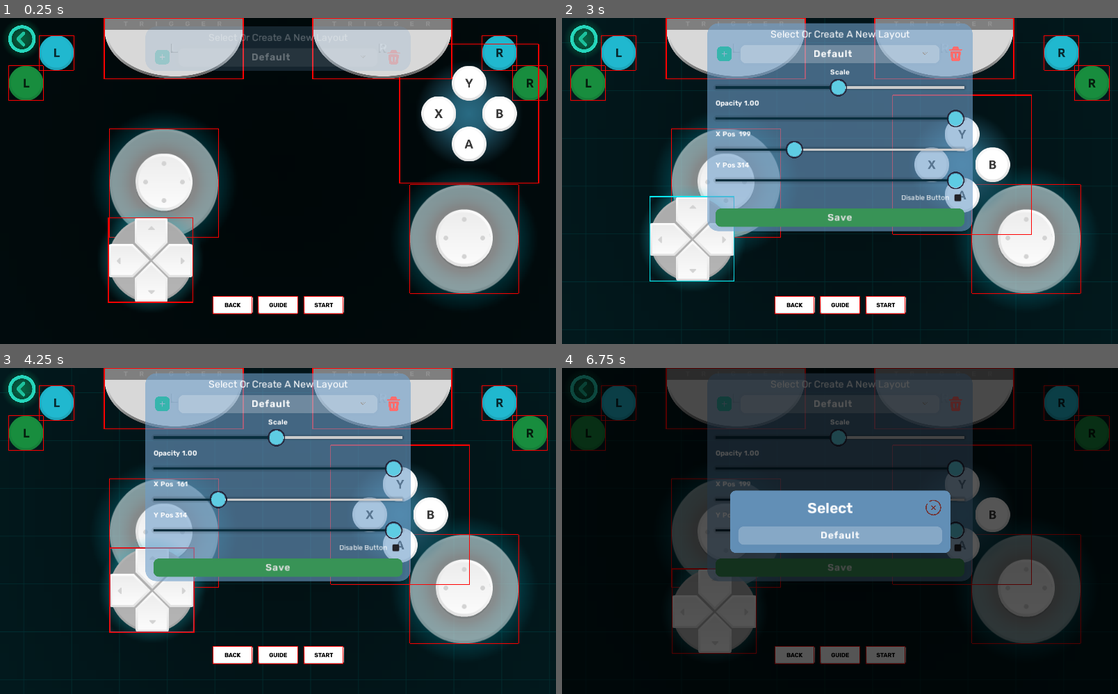
Above: before the commit, frames 1-4 (two rows, left to right).
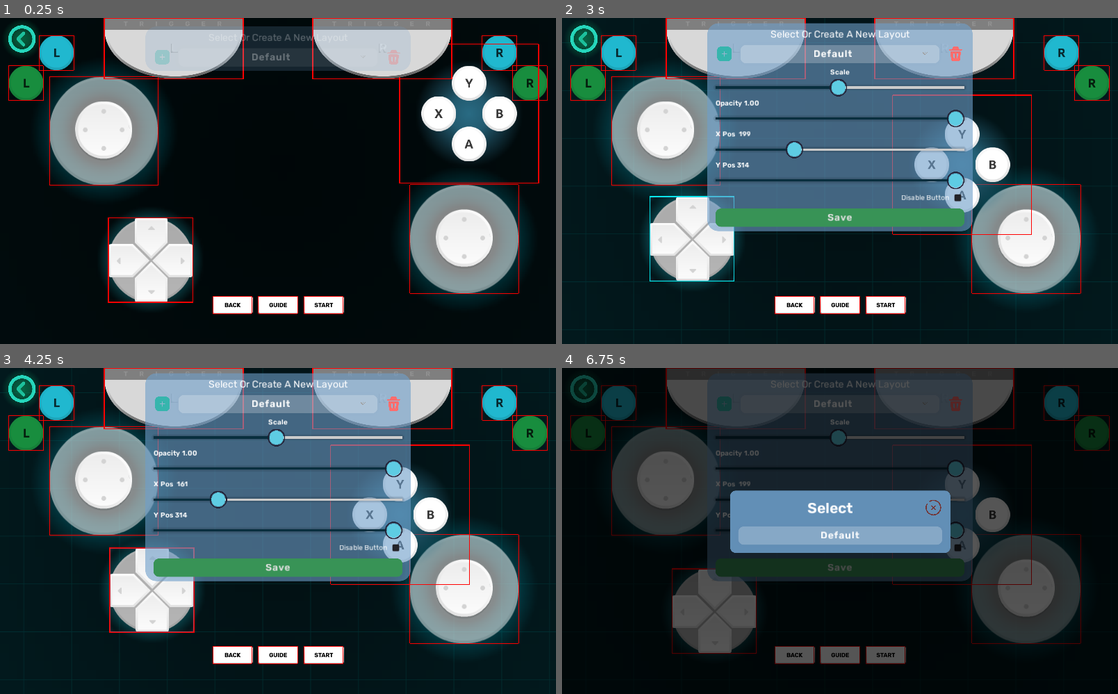
Above: after the commit, the same moments.

Repository: zan-keith/PlayPulse-Connect
Game: Godot game, scene res://Scenes/Pages/LayoutSettings.tscn
The game is run twice, just before and just after one commit, with the same random seed, the same clock (stepped at 60 frames per second) and the same inputs. This scene is started directly instead of the project's main scene.
Inputs (mouse positions are in pixels of both pictures, inside the frame that each line leads up to):
- Up to frame 1 (0.25 s): no input
- Up to frame 2 (3 s): move the mouse to (962, 164) at 0.52 s; hold Right (ui_right) 0.53-1.25 s; click (962, 164) at 0.67 s; click (1023, 239) at 1.27 s; click (712, 239) at 2 s; click (689, 239) at 2.75 s
- Up to frame 3 (4.25 s): click (150, 589) at 3.5 s
- Up to frame 4 (6.75 s): click (712, 612) at 4.25 s; click (723, 403) at 5 s; click (840, 553) at 5.77 s; type "Alex" at 5.85 s; click "Default" at 6.5 s

The runs differ from the first frame. In frame 1, 9.9% of the frame differs, in the area x 7-41%, y 15-68%; in frame 2, 8.1%; in frame 3, 8.0%; in frame 4, 5.8%.

Commit message:
Scaling BugFix

Diff:
--- a/Client/Scenes/Pages/GamePad.tscn
+++ b/Client/Scenes/Pages/GamePad.tscn
@@ -39,7 +39,6 @@
 [ext_resource path="res://Assets/Sprites/R_trigger_btn_press.png" type="Texture" id=37]
 [ext_resource path="res://Assets/Sprites/R_trigger_btn.png" type="Texture" id=38]
 [ext_resource path="res://Assets/Sprites/L_trigger_btn_press.png" type="Texture" id=39]
-[ext_resource path="res://Assets/Fonts/Rubik-SemiBold.ttf" type="DynamicFontData" id=40]
 
 [sub_resource type="Gradient" id=25]
 colors = PoolColorArray( 0.0273894, 0.186722, 0.220703, 1, 0.0343026, 0.499502, 0.615234, 1 )
@@ -557,15 +556,6 @@
 "values": [ Color( 0.0980392, 0.556863, 0.247059, 0 ), Color( 0.0980392, 0.556863, 0.247059, 1 ), Color( 0.0980392, 0.556863, 0.247059, 0 ), Color( 0.0980392, 0.556863, 0.247059, 1 ), Color( 0.0980392, 0.556863, 0.247059, 0 ), Color( 0.0980392, 0.556863, 0.247059, 1 ) ]
 }
 
-[sub_resource type="DynamicFont" id=36]
-size = 18
-use_filter = true
-extra_spacing_space = 1
-font_data = ExtResource( 40 )
-
-[sub_resource type="Theme" id=37]
-RichTextLabel/fonts/normal_font = SubResource( 36 )
-
 [node name="GamePad" type="Control"]
 anchor_right = 1.0
 anchor_bottom = 1.0
@@ -599,10 +589,10 @@
 anchor_top = 1.0
 anchor_right = 1.0
 anchor_bottom = 1.0
-margin_left = -920.0
-margin_top = -520.0
-margin_right = -720.0
-margin_bottom = -320.0
+margin_left = -944.0
+margin_top = -496.0
+margin_right = -744.0
+margin_bottom = -296.0
 
 [node name="LEFT_SHOULDER" type="Control" parent="." groups=["btn_group"]]
 modulate = Color( 0.0980392, 0.556863, 0.247059, 1 )
@@ -1105,51 +1095,12 @@
 anims/startup = SubResource( 27 )
 anims/startup2 = SubResource( 17 )
 
-[node name="SubTitle" type="RichTextLabel" parent="."]
-anchor_left = 0.5
-anchor_top = 0.5
-anchor_right = 0.5
-anchor_bottom = 0.5
-margin_left = -225.0
-margin_top = -11.5
-margin_right = 225.0
-margin_bottom = 11.5
-theme = SubResource( 37 )
-custom_colors/default_color = Color( 1, 1, 1, 1 )
-text = "Type the pin you see in your primary device"
-fit_content_height = true
-scroll_active = false
-
-[node name="SubTitle2" type="RichTextLabel" parent="."]
-anchor_left = 0.5
-anchor_top = 0.5
-anchor_right = 0.5
-anchor_bottom = 0.5
-margin_left = -224.0
-margin_top = -52.0
-margin_right = 226.0
-margin_bottom = -29.0
-theme = SubResource( 37 )
-custom_colors/default_color = Color( 1, 1, 1, 1 )
-text = "Type the pin you see in your primary device"
-fit_content_height = true
-scroll_active = false
-
-[node name="SubTitle3" type="RichTextLabel" parent="."]
-anchor_left = 0.5
-anchor_top = 0.5
-anchor_right = 0.5
-anchor_bottom = 0.5
-margin_left = -224.0
-margin_top = 36.0
-margin_right = 226.0
-margin_bottom = 59.0
-theme = SubResource( 37 )
-custom_colors/default_color = Color( 1, 1, 1, 1 )
-text = "Type the pin you see in your primary device"
-fit_content_height = true
-scroll_active = false
-
+[connection signal="force_rect_change_for_sticks" from="." to="RightStick" method="_on_GamePad_force_rect_change_for_sticks"]
+[connection signal="force_rect_change_for_sticks" from="." to="LeftStick" method="_on_GamePad_force_rect_change_for_sticks"]
+[connection signal="joystick_input_update" from="RightStick" to="." method="_on_Right_Stick_joystick_input_update"]
+[connection signal="joystick_press" from="RightStick" to="." method="_on_RightStick_joystick_press"]
+[connection signal="joystick_release" from="RightStick" to="." method="_on_RightStick_joystick_release"]
+[connection signal="joystick_input_update" from="LeftStick" to="." method="_on_Left_Stick_joystick_input_update"]
 [connection signal="pressed" from="LEFT_TRIGGER/LEFT_TRIGGER" to="." method="_on_LEFT_TRIGGER_pressed"]
 [connection signal="released" from="LEFT_TRIGGER/LEFT_TRIGGER" to="." method="_on_LEFT_TRIGGER_released"]
 [connection signal="pressed" from="RIGHT_TRIGGER/RIGHT_TRIGGER" to="." method="_on_RIGHT_TRIGGER_pressed"]
--- a/Client/Scenes/Pages/LayoutSettings.tscn
+++ b/Client/Scenes/Pages/LayoutSettings.tscn
@@ -786,10 +786,10 @@
 flat = true
 
 [node name="LeftStick" parent="." groups=["btn"] instance=ExtResource( 1 )]
-margin_left = 102.0
-margin_top = 104.0
-margin_right = 302.0
-margin_bottom = 304.0
+margin_left = -9.35202
+margin_top = 7.8
+margin_right = 190.648
+margin_bottom = 207.8
 __meta__ = {
 "_edit_group_": true
 }
--- a/Client/Scripts/GamePad.gd
+++ b/Client/Scripts/GamePad.gd
@@ -8,13 +8,13 @@
 var prev_val=Vector3.ZERO
 export var step=0.05
 
+signal force_rect_change_for_sticks
 export var sensitivity = 1.8 # increases sentivity
 
 var u = Vector3.ZERO
 
 func set_save_data():
-	#$RightStick.joystick_mode=$RightStick.JoystickMode.DYNAMIC if Global.UserSettings["DynamicJoystickR"] else $RightStick.JoystickMode.FIXED
-	#$LeftStick.joystick_mode=$LeftStick.JoystickMode.DYNAMIC if Global.UserSettings["DynamicJoystickR"] else $LeftStick.JoystickMode.FIXED
+	$RightStick.joystick_mode=$RightStick.JoystickMode.DYNAMIC if Global.UserSettings["DynamicJoystickR"] else $RightStick.JoystickMode.FIXED
 
 
 	if Global.UserSettings["Gyro"]:
@@ -23,15 +23,14 @@
 		set_process(false)
 
 	sensitivity=Global.UserSettings["GyroSensitivity"] if Global.UserSettings.has("GyroSensitivity") else 1
-	print('== ',sensitivity)
+
 
 func _ready():
-	print(Input.get_gyroscope())#(0.138, -7.443, -7.26105)
 
 	load_user_prefs()
 	set_save_data()
 	load_and_set_layout(Global.UserSettings["Layout"])
-
+	emit_signal("force_rect_change_for_sticks")
 	$AnimationPlayer.play("startup2")
 	print(":::: ",Global.UserSettings["Layout"])
 
@@ -103,13 +102,10 @@
 
 
 				elif typeof($".".get_node(btn)[str(field)])==14:
-					print(Data[layout][btn][field].split(",")[3])
 					$".".get_node(btn)[str(field)].a=float(Data[layout][btn][field].split(",")[3])
 				elif typeof($".".get_node(btn)[str(field)])==1:
 
 					$".".get_node(btn)[str(field)]=Data[layout][btn][field]
-		$LeftStick.get_node("Base").rect_pivot_offset=($LeftStick.get_node("Base").rect_size*str2var("Vector2" +Data[layout]['LeftStick']['rect_scale']))/2
-		$LeftStick.get_node("Base/Tip").rect_pivot_offset=($LeftStick.get_node("Base/Tip").rect_size*str2var("Vector2" +Data[layout]['LeftStick']['rect_scale']))/2
 
 	else:
 		pass # If Layout is not found then just use the layout from godot scene by default
@@ -123,15 +119,11 @@
 
 func _on_Left_Stick_joystick_input_update(pos):
 	pos=pos[0]
-	print(("LJ%6.3f,%6.3f"%[pos.x,pos.y]).to_utf8().get_string_from_utf8())
 	udp.put_packet(("LJ%6.3f,%6.3f"%[pos.x,-pos.y]).to_utf8())
 
 
 func _on_Right_Stick_joystick_input_update(pos):
-
 	pos=pos[0]
-
-
 	udp.put_packet(("RJ%6.3f,%6.3f"%[pos.x,-pos.y]).to_utf8())
 
 func _on_LEFT_TRIGGER_pressed():
@@ -251,8 +243,6 @@
 
 
 func _on_RightStick_joystick_release(pos):
-
-
 	if Global.UserSettings["Gyro"]:
 		set_process(true)
 
--- a/Client/joystick/virtual_joystick.gd
+++ b/Client/joystick/virtual_joystick.gd
@@ -64,7 +64,7 @@
 onready var _base := $Base
 onready var _tip := $Base/Tip
 
-onready var _base_radius = _base.rect_size * _base.get_global_transform_with_canvas().get_scale() / 2
+onready var _base_radius = _base.rect_size * _base.get_global_transform().get_scale() / 2
 
 onready var _base_default_position : Vector2 = _base.rect_position
 onready var _tip_default_position : Vector2 = _tip.rect_position
@@ -76,6 +76,12 @@
 func _ready() -> void:
 	if not OS.has_touchscreen_ui_hint() and visibility_mode == VisibilityMode.TOUCHSCREEN_ONLY:
 		hide()
+	_base_radius = _base.rect_size * _base.get_global_transform().get_scale() / 2
+	_base_default_position = _base.rect_position
+	_tip_default_position = _tip.rect_position
+	_default_color = _tip.modulate
+
+
 
 func _input(event: InputEvent) -> void:
 	if event is InputEventScreenTouch and !disabled:
@@ -97,14 +103,14 @@
 			get_tree().set_input_as_handled()
 
 func _move_base(new_position: Vector2) -> void:
-	_base.rect_global_position = new_position - _base.rect_pivot_offset * get_global_transform_with_canvas().get_scale()
+	_base.rect_global_position = new_position - _base.rect_pivot_offset * get_global_transform().get_scale()
 
 func _move_tip(new_position: Vector2) -> void:
-	_tip.rect_global_position = new_position - _tip.rect_pivot_offset * _base.get_global_transform_with_canvas().get_scale()
+	_tip.rect_global_position = new_position - _tip.rect_pivot_offset * _base.get_global_transform().get_scale()
 
 func _is_point_inside_joystick_area(point: Vector2) -> bool:
-	var x: bool = point.x >= rect_global_position.x and point.x <= rect_global_position.x + (rect_size.x * get_global_transform_with_canvas().get_scale().x)
-	var y: bool = point.y >= rect_global_position.y and point.y <= rect_global_position.y + (rect_size.y * get_global_transform_with_canvas().get_scale().y)
+	var x: bool = point.x >= rect_global_position.x and point.x <= rect_global_position.x + (rect_size.x * get_global_transform().get_scale().x)
+	var y: bool = point.y >= rect_global_position.y and point.y <= rect_global_position.y + (rect_size.y * get_global_transform().get_scale().y)
 	return x and y
 
 func _is_point_inside_base(point: Vector2) -> bool:
@@ -175,3 +181,10 @@
 			Input.action_release(action_down)
 		if Input.is_action_pressed(action_up) or Input.is_action_just_pressed(action_up):
 			Input.action_release(action_up)
+
+func _on_GamePad_force_rect_change_for_sticks():
+	_on_Virtual_joystick_item_rect_changed()
+
+func _on_Virtual_joystick_item_rect_changed():
+
+	_ready()
--- a/Client/joystick/virtual_joystick.tscn
+++ b/Client/joystick/virtual_joystick.tscn
@@ -46,3 +46,5 @@
 texture = ExtResource( 2 )
 expand = true
 stretch_mode = 6
+
+[connection signal="item_rect_changed" from="." to="." method="_on_Virtual_joystick_item_rect_changed"]
Not shown: 1 places in Client/Scenes/Pages/GamePad.tscn that only renumber resources
